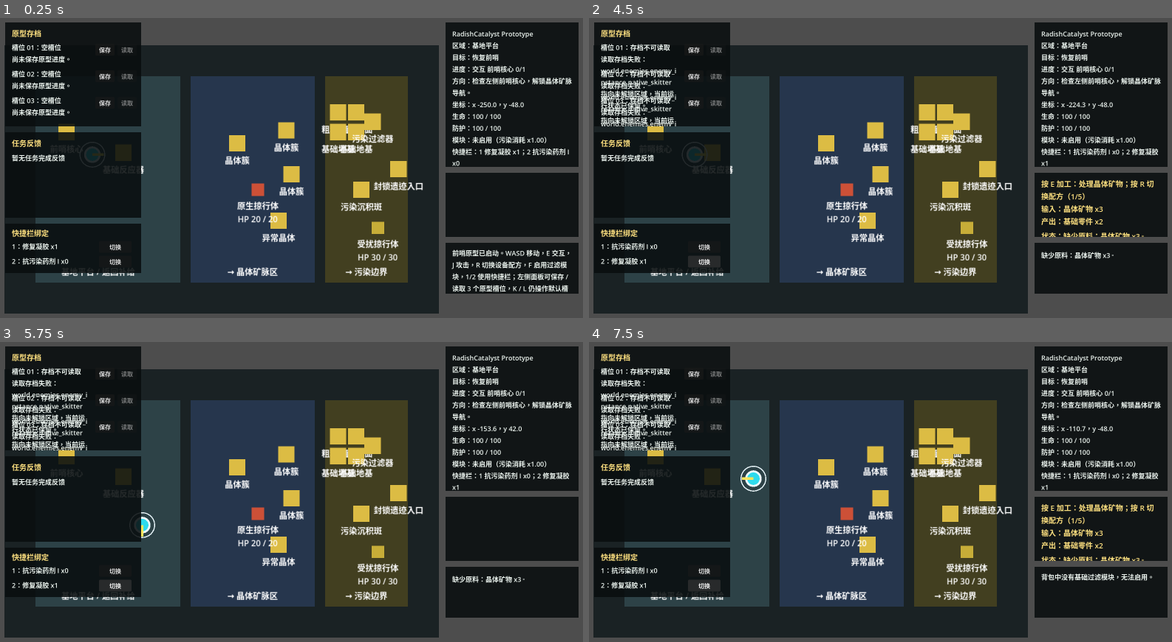
Above: before the commit, frames 1-4 (two rows, left to right).
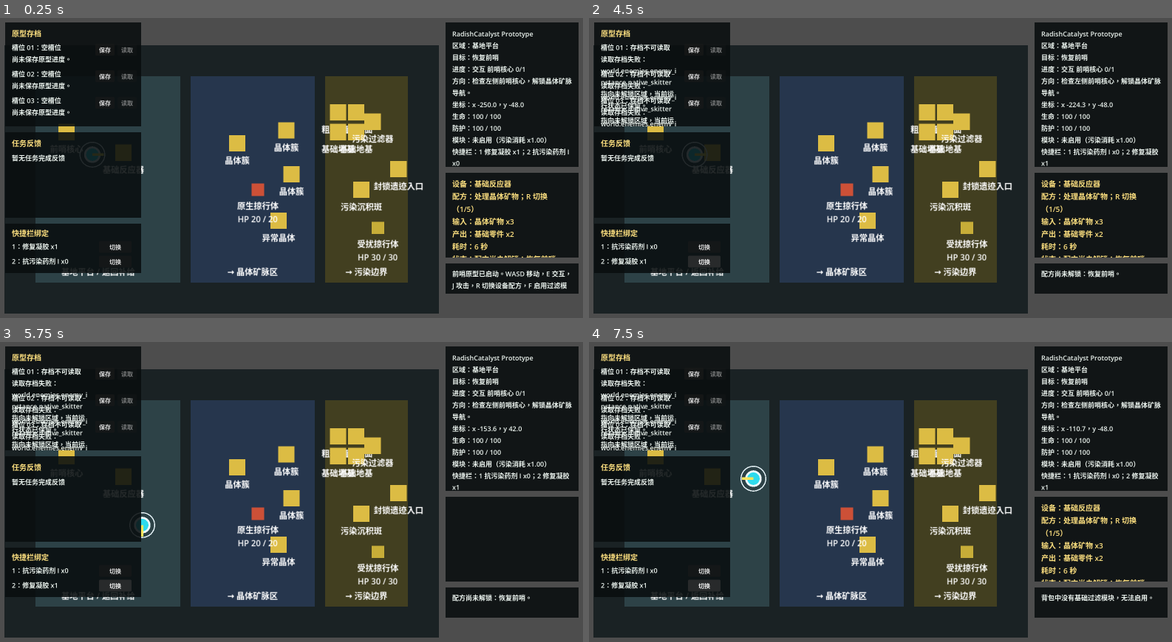
Above: after the commit, the same moments.

Repository: laugh0608/RadishCatalyst
Game: Godot game, scene res://scenes/boot/Boot.tscn
Same seed, same stepped clock (60 frames per second), same inputs: the game is played once before the commit and once after it.
Inputs:
- Up to frame 1 (0.25 s): no input
- Up to frame 2 (4.5 s): click "保存" at 0.5 s; click "保存" at 1.25 s; click "保存" at 2 s; click "切换" at 2.75 s; click "切换" at 3.5 s; tap Enter at 4.25 s; hold D (move_right) from 4.28 s (still down); tap E (interact) at 4.35 s
- Up to frame 3 (5.75 s): release D (move_right) at 5.03 s; hold S (move_down) from 5.03 s (still down); tap J (attack) at 5.1 s; tap E (interact) at 5.3 s
- Up to frame 4 (7.5 s): release S (move_down) at 5.78 s; hold D (move_right) 5.78-6.53 s; tap R (cycle_recipe) at 5.85 s; tap E (interact) at 6.05, 6.6 s; hold W (move_up) 6.53-7.28 s; hold A (move_left) from 7.28 s (still down); tap F (toggle_module) at 7.35 s

The runs differ from the first frame. In frame 1, 3.1% of the frame differs, in the area x 76-100%, y 54-92%; in frame 2, 2.4%; in frame 3, 1.2%; in frame 4, 2.7%.

Commit message:
feat: 接入设备加工耗时雏形

Diff:
--- a/client/scenes/ui/PrototypeHud.tscn
+++ b/client/scenes/ui/PrototypeHud.tscn
@@ -199,7 +199,7 @@
 offset_left = -384.0
 offset_top = 432.0
 offset_right = -24.0
-offset_bottom = 606.0
+offset_bottom = 662.0
 color = Color(0.0352941, 0.054902, 0.0588235, 0.88)
 clip_contents = true
 
@@ -207,7 +207,7 @@
 offset_left = 18.0
 offset_top = 14.0
 offset_right = 342.0
-offset_bottom = 158.0
+offset_bottom = 214.0
 text = ""
 label_settings = SubResource("LabelSettings_prompt")
 autowrap_mode = 3
@@ -216,7 +216,7 @@
 anchor_left = 1.0
 anchor_right = 1.0
 offset_left = -384.0
-offset_top = 622.0
+offset_top = 678.0
 offset_right = -24.0
 offset_bottom = 760.0
 color = Color(0.0352941, 0.054902, 0.0588235, 0.88)
--- a/client/scripts/checks/vertical_slice_flow_check.gd
+++ b/client/scripts/checks/vertical_slice_flow_check.gd
@@ -79,6 +79,7 @@
 	_expect_array_has(world_state.quest_state.completed_quest_ids, "quest.unlock_ruin_signal", "ruin signal completed")
 	_expect_array_has(world_state.quest_state.unlocked_effects, "slice_01_complete", "slice completion unlock")
 
+	_check_processing_runtime()
 	_check_evacuation_feedback()
 
 
@@ -144,6 +145,61 @@
 	if effect_id.begins_with("region."):
 		world_state.unlock_region(effect_id)
 	world_state.quest_state.unlock_effect(effect_id)
+
+
+func _check_processing_runtime() -> void:
+	var processing := ProcessingSystem.new(data_registry)
+	var processing_world := WorldState.create_default()
+	var processing_character := CharacterState.create_default()
+	processing_world.quest_state.unlock_effect("recipe.process_crystal_ore")
+	processing_character.inventory.add_item("item.crystal_ore", 3)
+
+	var start_result := processing.process_recipe("recipe.process_crystal_ore", processing_character, processing_world)
+	_expect_equal(bool(start_result.get("success", false)), true, "processing should start")
+	_expect_equal(int(processing_character.inventory.items.get("item.crystal_ore", 0)), 0, "processing consumes inputs on start")
+	_expect_equal(int(processing_character.inventory.items.get("item.basic_parts", 0)), 4, "processing should not grant outputs on start")
+
+	var reactor: Dictionary = processing_world.base_structures.get("structure.basic_reactor", {})
+	_expect_equal(String(reactor.get("status", "")), "in_progress", "reactor status after start")
+	_expect_equal(String(reactor.get("active_recipe_id", "")), "recipe.process_crystal_ore", "reactor active recipe")
+
+	var partial_results := processing.advance_processing(3.0, processing_character, processing_world)
+	_expect_equal(partial_results.size(), 0, "processing should not complete early")
+	reactor = processing_world.base_structures.get("structure.basic_reactor", {})
+	_expect_equal(float(reactor.get("progress_seconds", 0.0)), 3.0, "reactor partial progress")
+
+	var status := processing.get_recipe_status("recipe.process_crystal_ore", processing_character, processing_world)
+	if String(status.get("message", "")).find("加工中") < 0:
+		failures.append("processing status should show in progress, got %s" % var_to_str(status))
+
+	var completed_results := processing.advance_processing(10.0, processing_character, processing_world)
+	_expect_equal(completed_results.size(), 1, "processing should complete after duration")
+	_expect_equal(int(processing_character.inventory.items.get("item.basic_parts", 0)), 6, "processing grants outputs on completion")
+	reactor = processing_world.base_structures.get("structure.basic_reactor", {})
+	_expect_equal(String(reactor.get("status", "")), "completed", "reactor status after completion")
+	_expect_equal(String(reactor.get("active_recipe_id", "")), "", "reactor clears active recipe after completion")
+	_expect_equal(String(reactor.get("last_recipe_id", "")), "recipe.process_crystal_ore", "reactor last recipe after completion")
+	_expect_equal(int(reactor.get("completed_runs", 0)), 1, "reactor completed runs")
+
+	var filter_world := WorldState.create_default()
+	var filter_character := CharacterState.create_default()
+	filter_world.quest_state.unlock_effect("recipe.cleanse_residue")
+	filter_world.add_base_structure(
+		"structure.pollution_filter_build_site",
+		"building.pollution_filter",
+		"region.pollution_edge",
+		"map_object_instance.pollution_filter_build_site"
+	)
+	filter_character.inventory.add_item("item.polluted_residue", 2)
+	filter_character.inventory.add_fluid("fluid.basic_solvent", 1.0)
+
+	var filter_start := processing.process_recipe("recipe.cleanse_residue", filter_character, filter_world)
+	_expect_equal(bool(filter_start.get("success", false)), true, "pollution filter should start")
+	_expect_equal(filter_world.base_structures.has("structure.pollution_filter"), false, "processing should reuse built pollution filter structure")
+	var filter_completed := processing.advance_processing(20.0, filter_character, filter_world)
+	_expect_equal(filter_completed.size(), 1, "pollution filter should complete")
+	_expect_equal(int(filter_character.inventory.items.get("item.resistance_vial_t1", 0)), 1, "pollution filter grants vial")
+	_expect_equal(float(filter_character.inventory.fluids.get("fluid.polluted_slurry", 0.0)), 1.0, "pollution filter grants byproduct")
 
 
 func _check_evacuation_feedback() -> void:
--- a/client/scripts/game/game_root.gd
+++ b/client/scripts/game/game_root.gd
@@ -44,12 +44,14 @@
 	_update_hud()
 
 
-func _process(_delta: float) -> void:
+func _process(delta: float) -> void:
 	if world_state == null or character_state == null:
 		return
+	_apply_processing_progress(delta)
 	vertical_slice_map.update_current_interactable()
 	vertical_slice_map.update_region_presence(world_state, character_state)
 	character_state.position = vertical_slice_map.get_player_position()
+	_refresh_current_processing_prompt()
 	_update_hud()
 
 
@@ -57,7 +59,7 @@
 	var context := _get_current_interaction_context()
 	var result := vertical_slice_map.try_interact(character_state, world_state)
 	var log_messages: Array[String] = [String(result.get("message", ""))]
-	if bool(result.get("success", false)):
+	if bool(result.get("success", false)) and _should_advance_interaction(context, result):
 		_append_quest_runtime_result(log_messages, quest_runtime.advance_for_interaction(world_state, character_state, context, result))
 	_show_evacuation_feedback(result)
 	vertical_slice_map.refresh_world_interactables(world_state)
@@ -227,10 +229,13 @@
 func _format_processing_prompt(interactable: PrototypeInteractable) -> String:
 	var recipe_id := interactable.get_current_recipe_id()
 	var status := processing_system.get_recipe_status(recipe_id, character_state, world_state)
-	var parts: Array[String] = ["按 E 加工：%s" % _get_display_name(recipe_id)]
+	var parts: Array[String] = [
+		"设备：%s" % _get_display_name(interactable.definition_id),
+		"配方：%s" % _get_display_name(recipe_id)
+	]
 	if interactable.get_recipe_count() > 1:
-		parts[0] = "%s；按 R 切换配方（%d/%d）" % [
-			parts[0],
+		parts[1] = "%s；R 切换（%d/%d）" % [
+			parts[1],
 			interactable.get_recipe_position(),
 			interactable.get_recipe_count()
 		]
@@ -240,17 +245,24 @@
 	var byproducts := String(status.get("byproducts", ""))
 	if not byproducts.is_empty():
 		parts.append("副产：%s" % byproducts)
+	parts.append("耗时：%s 秒" % String(status.get("duration", "0")))
+	var progress := String(status.get("progress", ""))
+	if not progress.is_empty():
+		parts.append("进度：%s" % progress)
 	parts.append("状态：%s" % String(status.get("message", "")))
+	if bool(status.get("can_process", false)):
+		parts.append("按 E 启动加工")
 	return "\n".join(parts)
 
 
 func _format_processing_log(recipe_id: String) -> String:
 	var status := processing_system.get_recipe_status(recipe_id, character_state, world_state)
-	return "%s：%s 输入：%s；产出：%s。" % [
+	return "%s：%s 输入：%s；产出：%s；耗时：%s 秒。" % [
 		_get_display_name(recipe_id),
 		String(status.get("message", "")),
 		String(status.get("inputs", "无")),
-		String(status.get("outputs", "无"))
+		String(status.get("outputs", "无")),
+		String(status.get("duration", "0"))
 	]
 
 
@@ -285,6 +297,40 @@
 	}
 
 
+func _apply_processing_progress(delta: float) -> void:
+	var completed_results := processing_system.advance_processing(delta, character_state, world_state)
+	for result in completed_results:
+		var recipe_id := String(result.get("completed_recipe_id", ""))
+		var log_messages: Array[String] = [String(result.get("message", ""))]
+		_append_quest_runtime_result(
+			log_messages,
+			quest_runtime.advance_for_interaction(
+				world_state,
+				character_state,
+				{
+					"definition_id": String(data_registry.get_definition(recipe_id).get("required_building_id", "")),
+					"interaction_type": "process_recipe",
+					"recipe_id": recipe_id
+				},
+				result
+			)
+		)
+		hud.append_log(_join_log_messages(log_messages))
+
+
+func _refresh_current_processing_prompt() -> void:
+	var interactable := vertical_slice_map.current_interactable
+	if interactable == null or interactable.interaction_type != "process_recipe":
+		return
+	hud.show_prompt(_format_processing_prompt(interactable))
+
+
+func _should_advance_interaction(context: Dictionary, result: Dictionary) -> bool:
+	if String(context.get("interaction_type", "")) == "process_recipe":
+		return result.has("completed_recipe_id")
+	return true
+
+
 func _mark_pollution_edge_ready() -> bool:
 	var result := quest_runtime.advance_pollution_edge_ready(world_state, character_state)
 	_show_quest_completion_feedbacks(result)
--- a/client/scripts/state/world_state.gd
+++ b/client/scripts/state/world_state.gd
@@ -110,6 +110,16 @@
 	return count_base_structures(definition_id) > 0
 
 
+func get_base_structure_id_for_definition(definition_id: String) -> String:
+	for structure_id in base_structures:
+		var structure = base_structures[structure_id]
+		if not structure is Dictionary:
+			continue
+		if String(structure.get("definition_id", "")) == definition_id:
+			return String(structure_id)
+	return ""
+
+
 func count_base_structures(definition_id: String) -> int:
 	var count := 0
 	for structure in base_structures.values():
@@ -125,9 +135,22 @@
 		return
 
 	base_structures[structure_id]["status"] = status
-	if not recipe_id.is_empty():
+	if status == "in_progress":
+		base_structures[structure_id]["active_recipe_id"] = recipe_id
+		base_structures[structure_id]["progress_seconds"] = 0.0
+		return
+
+	base_structures[structure_id].erase("active_recipe_id")
+	base_structures[structure_id].erase("progress_seconds")
+	if status == "completed" and not recipe_id.is_empty():
 		base_structures[structure_id]["last_recipe_id"] = recipe_id
-	base_structures[structure_id]["completed_runs"] = int(base_structures[structure_id].get("completed_runs", 0)) + 1
+		base_structures[structure_id]["completed_runs"] = int(base_structures[structure_id].get("completed_runs", 0)) + 1
+
+
+func set_base_structure_progress(structure_id: String, progress_seconds: float) -> void:
+	if not base_structures.has(structure_id):
+		return
+	base_structures[structure_id]["progress_seconds"] = progress_seconds
 
 
 func set_map_object_flag(instance_id: String, flag_name: String, value: bool) -> void:
--- a/client/scripts/systems/processing_system.gd
+++ b/client/scripts/systems/processing_system.gd
@@ -13,21 +13,70 @@
 	if recipe.is_empty():
 		return _failure("未知配方：%s" % recipe_id)
 
-	if not _has_required_structure(recipe, world_state):
+	var lock_message := _get_recipe_lock_message(recipe, world_state)
+	if not lock_message.is_empty():
+		return _failure(lock_message)
+
+	var structure_id := _get_required_structure_id(recipe, world_state)
+	if structure_id.is_empty():
 		return _failure("需要先建造：%s。" % _get_display_name(String(recipe.get("required_building_id", ""))))
+	var structure: Dictionary = world_state.base_structures.get(structure_id, {})
+	if String(structure.get("status", "idle")) == "in_progress":
+		return _failure(_format_in_progress_message(structure))
+
 	var missing_inputs := _get_missing_inputs(recipe, character_state.inventory)
 	if not missing_inputs.is_empty():
 		return _failure("缺少原料：%s。" % ", ".join(missing_inputs))
 
 	_consume_refs(recipe.get("inputs", []), character_state.inventory)
-	_grant_refs(recipe.get("outputs", []), character_state.inventory)
-	_grant_refs(recipe.get("byproducts", []), character_state.inventory)
-	_record_structure_run(recipe, world_state)
-
-	return _success("加工完成：%s -> %s。" % [
-		_get_display_name(recipe_id),
-		_format_refs(recipe.get("outputs", []), "无产物")
-	])
+	world_state.set_base_structure_status(structure_id, "in_progress", recipe_id)
+
+	return {
+		"success": true,
+		"processing_started": true,
+		"recipe_id": recipe_id,
+		"structure_id": structure_id,
+		"message": "已启动加工：%s；预计 %s 秒完成。" % [
+			_get_display_name(recipe_id),
+			_format_amount(_get_recipe_duration(recipe))
+		]
+	}
+
+
+func advance_processing(delta_seconds: float, character_state: CharacterState, world_state: WorldState) -> Array[Dictionary]:
+	var completed_results: Array[Dictionary] = []
+	if delta_seconds <= 0.0:
+		return completed_results
+
+	for structure_id in world_state.base_structures:
+		var structure = world_state.base_structures[structure_id]
+		if not structure is Dictionary:
+			continue
+		if String(structure.get("status", "idle")) != "in_progress":
+			continue
+
+		var recipe_id := String(structure.get("active_recipe_id", ""))
+		var recipe := data_registry.get_definition(recipe_id)
+		if recipe.is_empty():
+			continue
+
+		var duration := _get_recipe_duration(recipe)
+		var progress_seconds := minf(float(structure.get("progress_seconds", 0.0)) + delta_seconds, duration)
+		world_state.set_base_structure_progress(String(structure_id), progress_seconds)
+		if progress_seconds < duration:
+			continue
+
+		_grant_refs(recipe.get("outputs", []), character_state.inventory)
+		_grant_refs(recipe.get("byproducts", []), character_state.inventory)
+		world_state.set_base_structure_status(String(structure_id), "completed", recipe_id)
+		completed_results.append({
+			"success": true,
+			"completed_recipe_id": recipe_id,
+			"structure_id": String(structure_id),
+			"message": _format_completion_message(recipe)
+		})
+
+	return completed_results
 
 
 func get_recipe_status(recipe_id: String, character_state: CharacterState, world_state: WorldState) -> Dictionary:
@@ -38,14 +87,25 @@
 			"message": "未知配方：%s" % recipe_id,
 			"inputs": "无",
 			"outputs": "无",
-			"byproducts": ""
+			"byproducts": "",
+			"duration": "0",
+			"progress": "",
+			"progress_ratio": 0.0
 		}
 
 	var missing_inputs := _get_missing_inputs(recipe, character_state.inventory)
+	var lock_message := _get_recipe_lock_message(recipe, world_state)
+	var structure_id := _get_required_structure_id(recipe, world_state)
 	var missing_structure := ""
-	if not _has_required_structure(recipe, world_state):
+	if structure_id.is_empty():
 		missing_structure = "需要先建造：%s。" % _get_display_name(String(recipe.get("required_building_id", "")))
 
+	var active_structure := _get_active_structure_for_building(String(recipe.get("required_building_id", "")), world_state)
+	if not active_structure.is_empty():
+		return _recipe_status(recipe, false, _format_in_progress_message(active_structure), missing_inputs, active_structure)
+
+	if not lock_message.is_empty():
+		return _recipe_status(recipe, false, lock_message, missing_inputs)
 	if not missing_structure.is_empty():
 		return _recipe_status(recipe, false, missing_structure, missing_inputs)
 	if not missing_inputs.is_empty():
@@ -54,6 +114,31 @@
 	return _recipe_status(recipe, true, "可加工。", [])
 
 
+func _format_completion_message(recipe: Dictionary) -> String:
+	var parts: Array[String] = [
+		"加工完成：%s -> %s" % [
+			_get_display_name(String(recipe.get("id", ""))),
+			_format_refs(recipe.get("outputs", []), "无产物")
+		]
+	]
+	var byproducts := _format_refs(recipe.get("byproducts", []), "")
+	if not byproducts.is_empty():
+		parts.append("副产：%s" % byproducts)
+	return "%s。" % "；".join(parts)
+
+
+func _format_in_progress_message(structure: Dictionary) -> String:
+	var active_recipe_id := String(structure.get("active_recipe_id", ""))
+	var recipe := data_registry.get_definition(active_recipe_id)
+	var duration := _get_recipe_duration(recipe)
+	var progress_seconds := float(structure.get("progress_seconds", 0.0))
+	return "加工中：%s（%s / %s 秒）。" % [
+		_get_display_name(active_recipe_id),
+		_format_amount(progress_seconds),
+		_format_amount(duration)
+	]
+
+
 func _get_missing_inputs(recipe: Dictionary, inventory: InventoryState) -> Array[String]:
 	var missing_inputs: Array[String] = []
 	for input_ref in recipe.get("inputs", []):
@@ -71,11 +156,25 @@
 	return missing_inputs
 
 
-func _has_required_structure(recipe: Dictionary, world_state: WorldState) -> bool:
+func _get_required_structure_id(recipe: Dictionary, world_state: WorldState) -> String:
 	var building_id := String(recipe.get("required_building_id", ""))
 	if building_id.is_empty():
-		return true
-	return world_state.has_base_structure_definition(building_id)
+		return ""
+	return world_state.get_base_structure_id_for_definition(building_id)
+
+
+func _get_active_structure_for_building(building_id: String, world_state: WorldState) -> Dictionary:
+	if building_id.is_empty():
+		return {}
+
+	for structure in world_state.base_structures.values():
+		if not structure is Dictionary:
+			continue
+		if String(structure.get("definition_id", "")) != building_id:
+			continue
+		if String(structure.get("status", "idle")) == "in_progress":
+			return structure
+	return {}
 
 
 func _consume_refs(refs: Array, inventory: InventoryState) -> void:
@@ -102,16 +201,6 @@
 			continue
 
 		inventory.add_ref(definition_id, amount)
-
-
-func _record_structure_run(recipe: Dictionary, world_state: WorldState) -> void:
-	var building_id := String(recipe.get("required_building_id", ""))
-	if building_id.is_empty():
-		return
-
-	var structure_id := "structure.%s" % building_id.get_slice(".", 1)
-	world_state.ensure_base_structure(structure_id, building_id, "region.outpost_platform")
-	world_state.set_base_structure_status(structure_id, "completed", String(recipe.get("id", "")))
 
 
 func _format_refs(refs: Array, empty_text: String = "无") -> String:
@@ -132,15 +221,60 @@
 	return ", ".join(parts)
 
 
-func _recipe_status(recipe: Dictionary, can_process: bool, message: String, missing_inputs: Array[String]) -> Dictionary:
+func _recipe_status(
+	recipe: Dictionary,
+	can_process: bool,
+	message: String,
+	missing_inputs: Array[String],
+	active_structure: Dictionary = {}
+) -> Dictionary:
+	var active_recipe_id := String(active_structure.get("active_recipe_id", ""))
+	var active_recipe := data_registry.get_definition(active_recipe_id)
+	var duration := _get_recipe_duration(recipe)
+	if not active_recipe.is_empty():
+		duration = _get_recipe_duration(active_recipe)
+	var progress := ""
+	var progress_ratio := 0.0
+	if not active_structure.is_empty():
+		var progress_seconds := float(active_structure.get("progress_seconds", 0.0))
+		progress = "%s / %s 秒" % [_format_amount(progress_seconds), _format_amount(duration)]
+		if duration > 0.0:
+			progress_ratio = clampf(progress_seconds / duration, 0.0, 1.0)
+
 	return {
 		"can_process": can_process,
 		"message": message,
 		"inputs": _format_refs(recipe.get("inputs", [])),
 		"outputs": _format_refs(recipe.get("outputs", [])),
 		"byproducts": _format_refs(recipe.get("byproducts", []), ""),
-		"missing_inputs": missing_inputs
+		"missing_inputs": missing_inputs,
+		"duration": _format_amount(duration),
+		"progress": progress,
+		"progress_ratio": progress_ratio
 	}
+
+
+func _get_recipe_lock_message(recipe: Dictionary, world_state: WorldState) -> String:
+	var recipe_id := String(recipe.get("id", ""))
+	var unlock_conditions = recipe.get("unlock_conditions", [])
+	if not (unlock_conditions is Array) or unlock_conditions.is_empty():
+		return ""
+	if world_state.quest_state.unlocked_effects.has(recipe_id):
+		return ""
+	return "配方尚未解锁：%s。" % _format_unlock_conditions(unlock_conditions)
+
+
+func _format_unlock_conditions(unlock_conditions: Array) -> String:
+	var parts: Array[String] = []
+	for unlock_condition in unlock_conditions:
+		parts.append(_get_display_name(String(unlock_condition)))
+	if parts.is_empty():
+		return "继续推进当前目标"
+	return ", ".join(parts)
+
+
+func _get_recipe_duration(recipe: Dictionary) -> float:
+	return maxf(0.1, float(recipe.get("duration", 0.1)))
 
 
 func _get_inventory_ref_amount(definition_id: String, inventory: InventoryState) -> float:
Not shown, changed: docs/devlogs/2026-W18.md
Not shown, changed: docs/planning/current.md
Not shown, changed: docs/planning/vertical-slice.md
